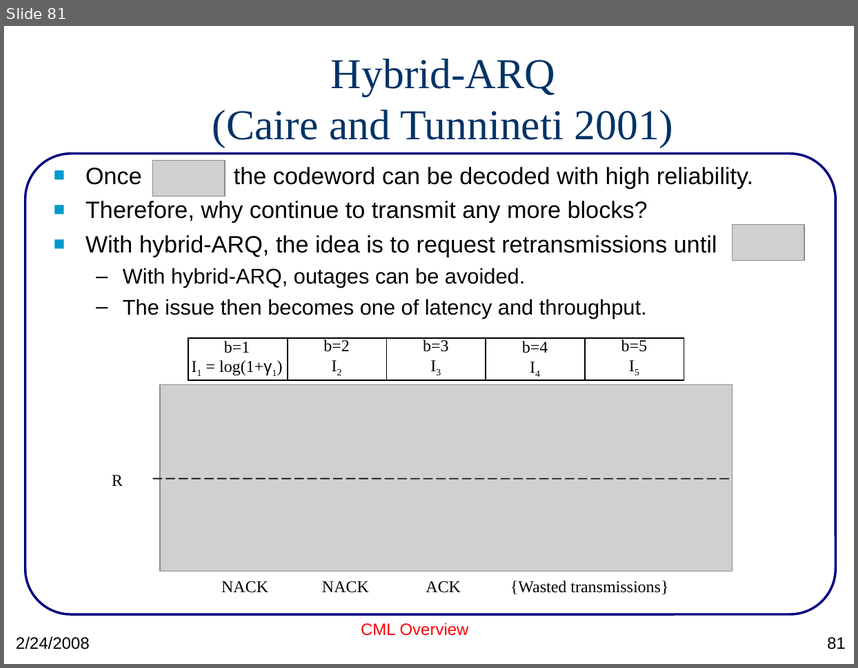
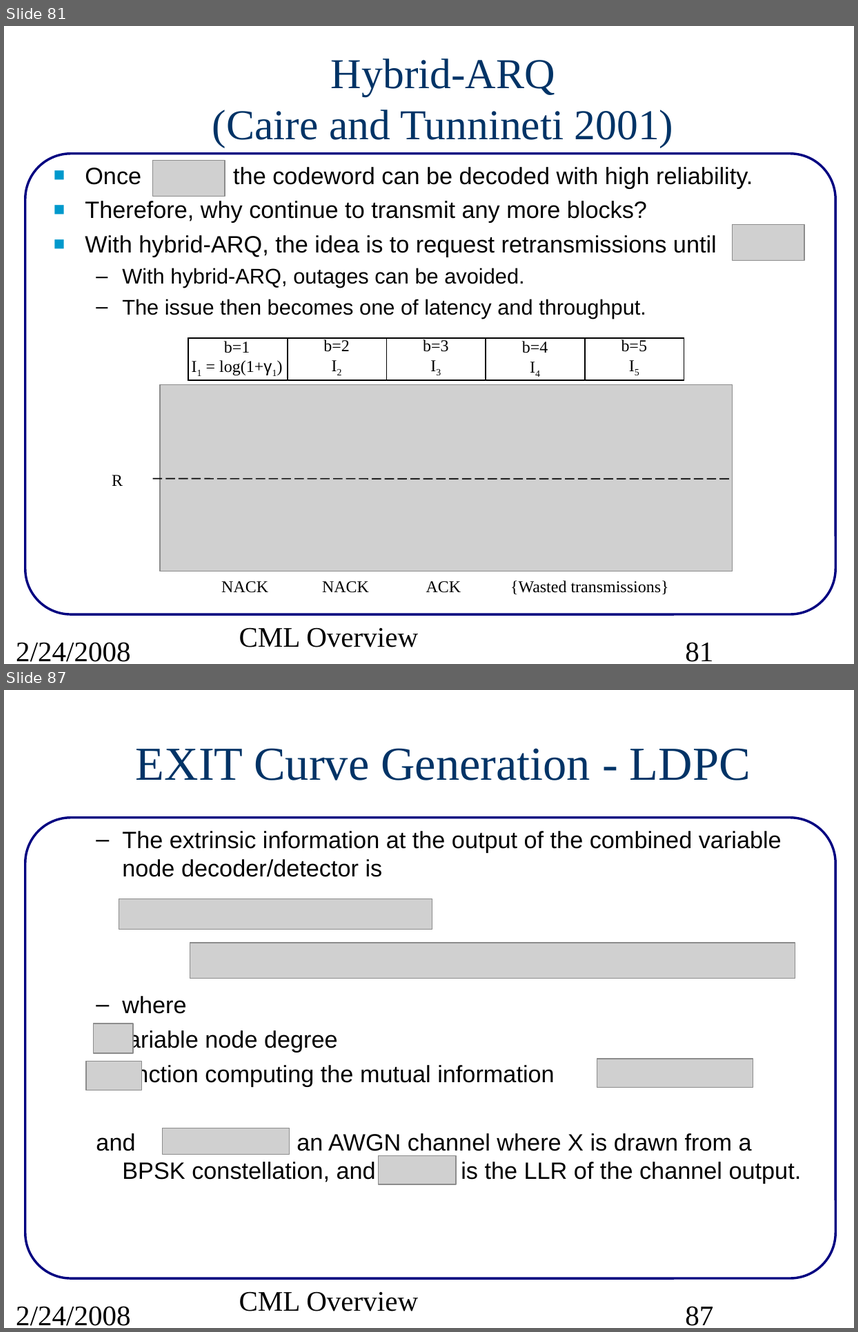
Before and after one commit to wvu-wcrl/CML, a slide deck: doc/src/CMLoverview.ppt. Shown one above the other, each under a label of ours: slide 81 before the commit, slides 81 and 87 after it; the slides between them are not shown. The pictures are 858x668 and 858x1332 pixels, drawn with LibreOffice and Linux fonts; fonts in the diff are those of the drawing; grey boxes stand for pictures. Boxes give left, top, right and bottom in pixels: in the first picture for what was removed or moved away, otherwise in the second. Text is boxed around its words. In the diff, an @@ line names an element or a change of style, - is before the commit and + after.

Commit message:
fixed formatting in cml/doc/readme.pdf.  First draft of EXIT documentation in CMLoverview.ppt

```diff
--- a/doc/src/CMLoverview.ppt
+++ b/doc/src/CMLoverview.ppt
@@ slide 87 added at (4, 690, 854, 1328), background #FFFFFF; not listed: 1 template element that a slide beside it also shows @@
@@ title added at (136, 748, 751, 780), 40 pt, text #003366 @@
+EXIT Curve Generation - LDPC
@@ text added at (96, 831, 802, 1183), 20 pt, text #000000 @@
+  – The extrinsic information at the output of the combined variable node decoder/detector is
+  – where
+  variable node degree
+  function computing the mutual information
+  and is an AWGN channel where X is drawn from a BPSK constellation, and is the LLR of the channel output.
@@ picture added at (119, 898, 432, 929) @@
@@ picture added at (190, 943, 795, 978) @@
@@ picture added at (93, 1023, 133, 1053) @@
@@ picture added at (87, 1061, 142, 1090) @@
@@ picture added at (597, 1058, 754, 1087) @@
@@ picture added at (162, 1127, 289, 1154) @@
@@ picture added at (378, 1156, 455, 1185) @@
@@ text added at (16, 1305, 131, 1325), 24 pt, text #000000 @@
+2/24/2008
@@ text added at (239, 1291, 418, 1311), 24 pt, text #000000 @@
+CML Overview
@@ page number added at (685, 1305, 713, 1325), 24 pt, text #000000 @@
+87
@@ slide 81 changed as well @@
@@ text "Once the codeword can be ..." at (85, 167, 753, 319): indent changed @@
@@ text "CML Overview" at (239, 627, 418, 647): size 14 to 24 pt, font Arial to Times New Roman, text colour #FF0000 to #000000; alignment centre to left; less space between paragraphs @@
@@ text "2/24/2008" at (16, 641, 131, 661): size 14 to 24 pt, font Arial to Times New Roman; less space between paragraphs @@
@@ page number at (685, 641, 713, 661): size 14 to 24 pt, font Arial to Times New Roman; alignment right to left; less space between paragraphs @@
```
Also in this commit, not shown: 83 other slides changed, 7 other slides added, 2 other files.
